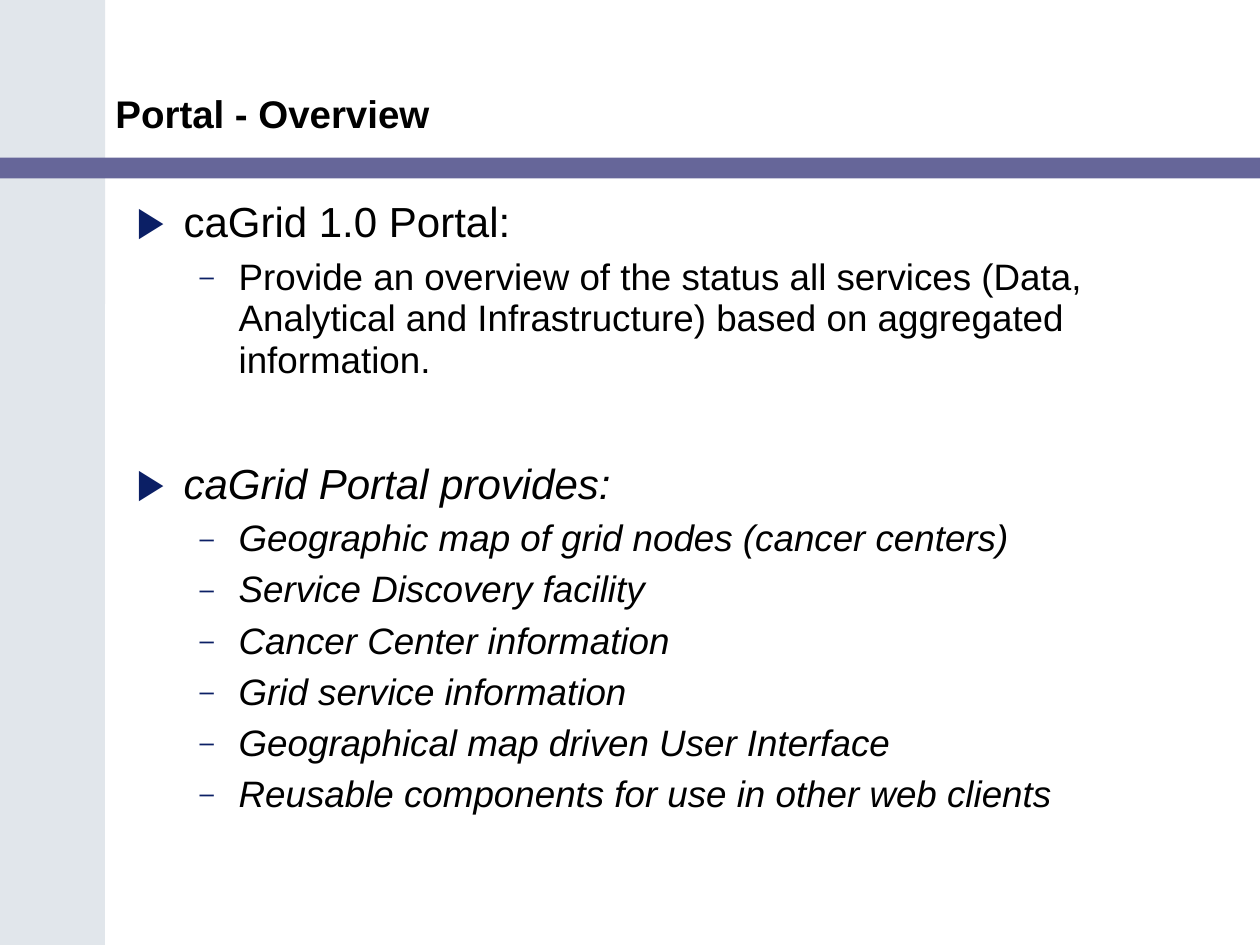
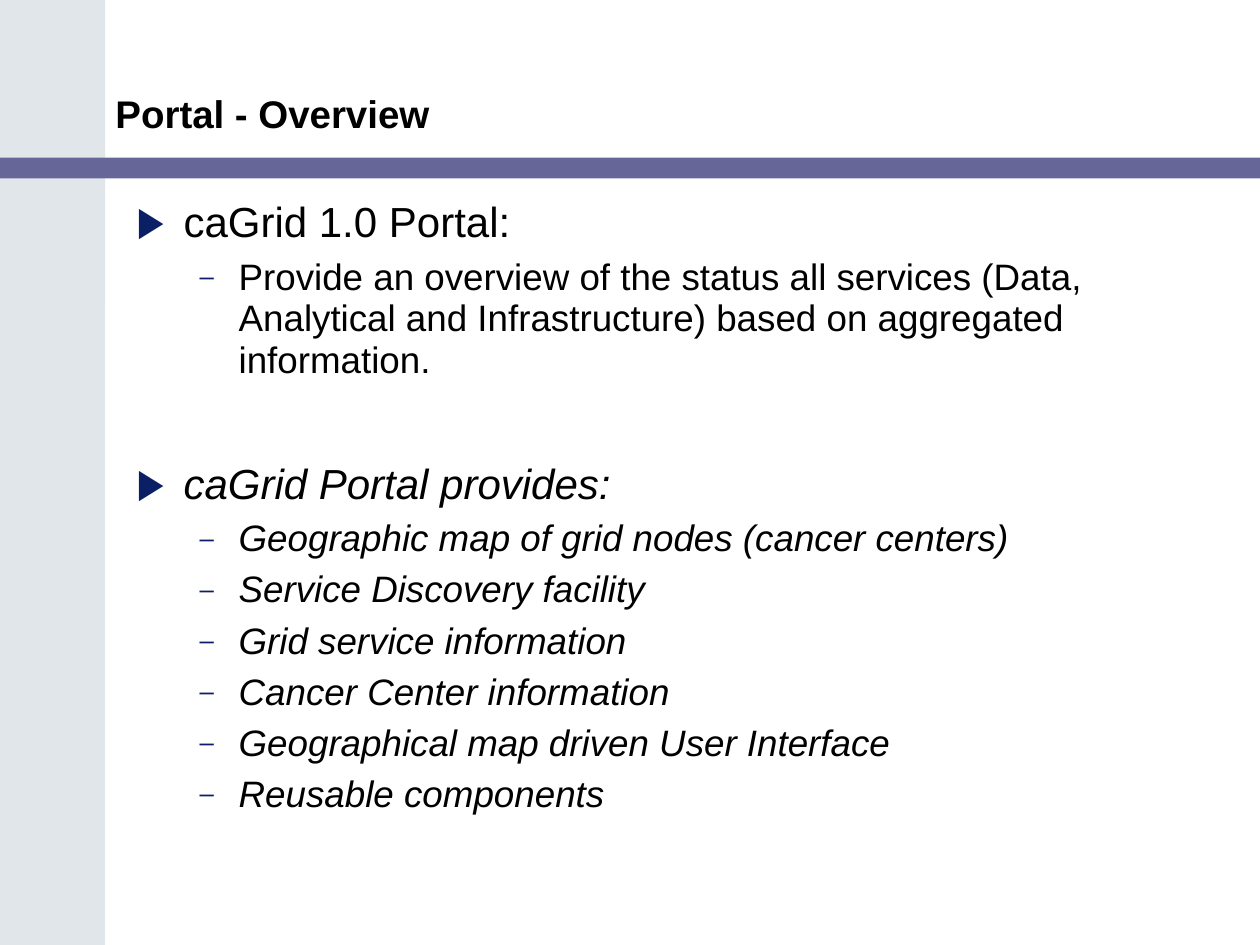
Before and after one commit to NCIP/cagrid-portal, a slide deck: slide 3 of cagrid-1-0/Documentation/presentations/200607_VCDE_ARCH/Portal_Arch_VCDE_2006_07.ppt. Drawn at 1260x945 pixels with LibreOffice and Linux fonts; fonts in the diff are those of the drawing; background and template pictures are left out. Boxes give left, top, right and bottom in pixels: in the first picture for what was removed or moved away, otherwise in the second. Text is boxed around its words. In the diff, an @@ line names an element or a change of style, - is before the commit and + after.

```diff
--- a/cagrid-1-0/Documentation/presentations/200607_VCDE_ARCH/Portal_Arch_VCDE_2006_07.ppt
+++ b/cagrid-1-0/Documentation/presentations/200607_VCDE_ARCH/Portal_Arch_VCDE_2006_07.ppt
@@ text at (239, 627, 627, 655): paragraph added @@
+  – Grid service information
@@ text at (239, 678, 627, 706): paragraph removed @@
-  – Grid service information
@@ text at (239, 780, 604, 814): text changed @@
-  – Reusable components for use in other web clients
+  – Reusable components
```
Also in this commit, not shown: 6 other slides changed, 2 slides added.
